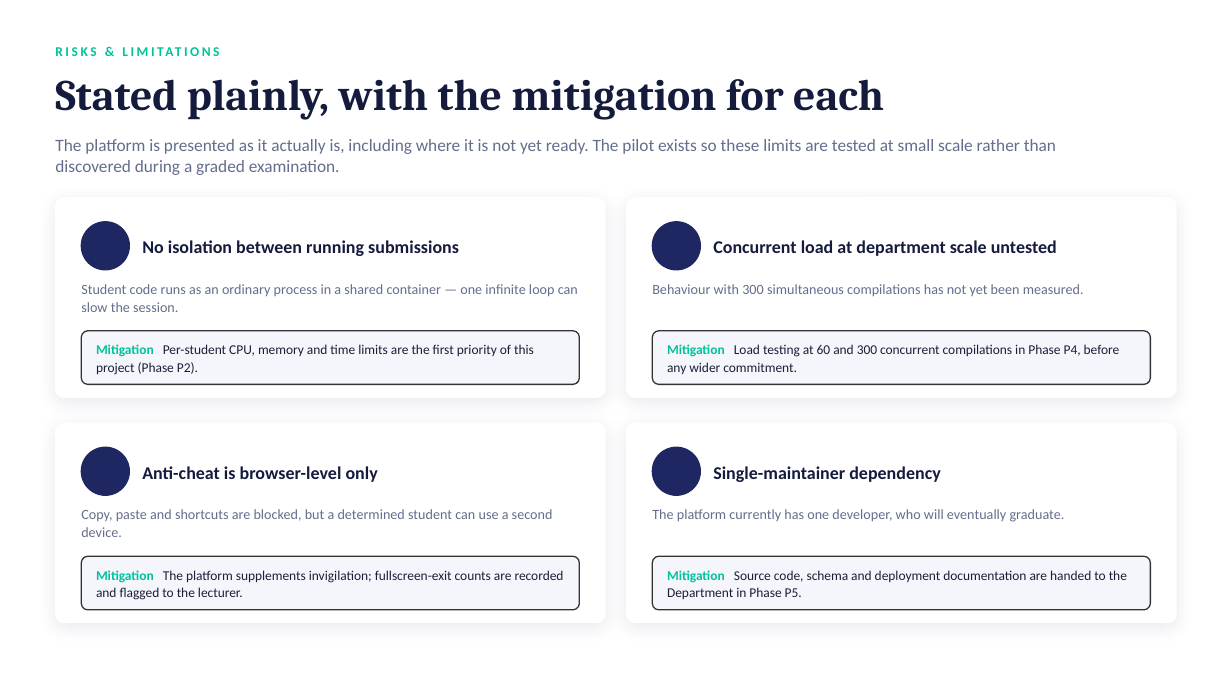
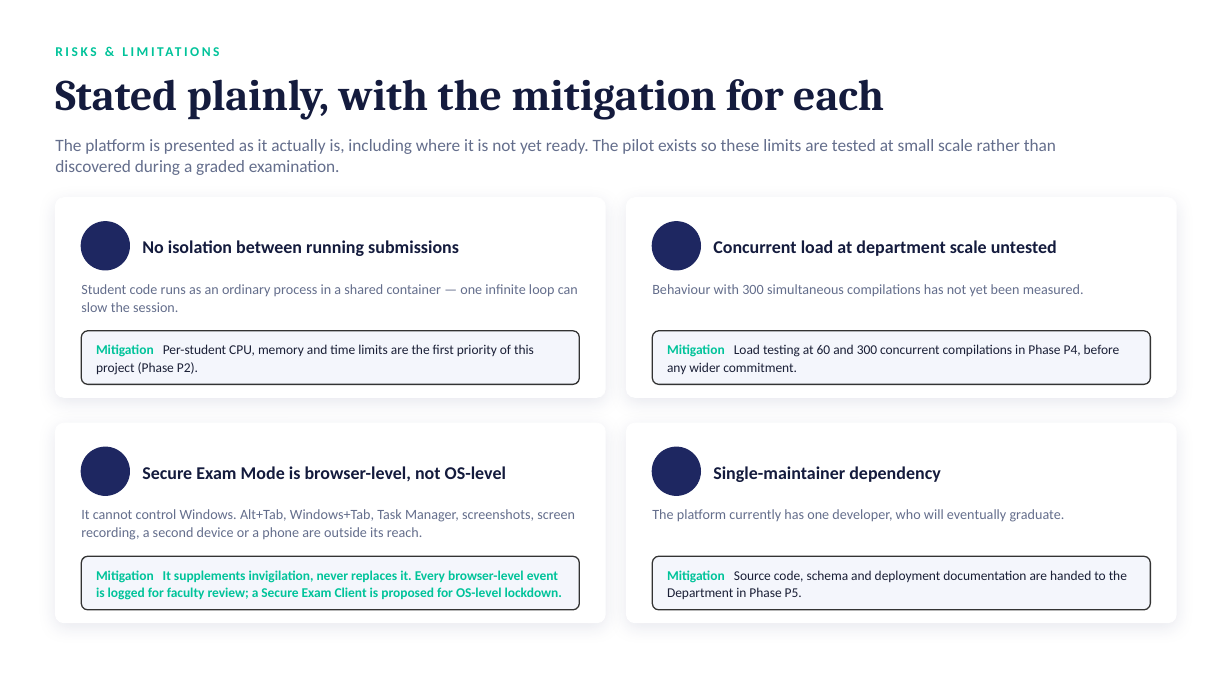
Before and after one commit to vudigapranav/LabSubmit, a slide deck: slide 20 of Proposal/LabSubmit_HOD_Presentation.pptx (slide 14 before the commit). Drawn at 1232x693 pixels with LibreOffice and Linux fonts; fonts in the diff are those of the drawing; background and template pictures are left out. Boxes give left, top, right and bottom in pixels: in the first picture for what was removed or moved away, otherwise in the second. Text is boxed around its words. In the diff, an @@ line names an element or a change of style, - is before the commit and + after.

Commit message:
Final commit of everything

```diff
--- a/Proposal/LabSubmit_HOD_Presentation.pptx
+++ b/Proposal/LabSubmit_HOD_Presentation.pptx
@@ text at (x1=142, y1=466, x2=506, y2=481): text changed @@
-Anti-cheat is browser-level only
+Secure Exam Mode is browser-level, not OS-level
@@ text at (x1=81, y1=509, x2=575, y2=540): text changed @@
-Copy, paste and shortcuts are blocked, but a determined student can use a second device.
+It cannot control Windows. Alt+Tab, Windows+Tab, Task Manager, screenshots, screen recording, a second device or a phone are outside its reach.
@@ text at (x1=96, y1=570, x2=562, y2=600): text changed; text colour #1A1F36 to #00C39A; bold on @@
-Mitigation The platform supplements invigilation; fullscreen-exit counts are recorded and flagged to the lecturer.
+Mitigation It supplements invigilation, never replaces it. Every browser-level event is logged for faculty review; a Secure Exam Client is proposed for OS-level lockdown.
```
Also in this commit, not shown: 8 other slides changed, 7 slides added, 21 other files.
